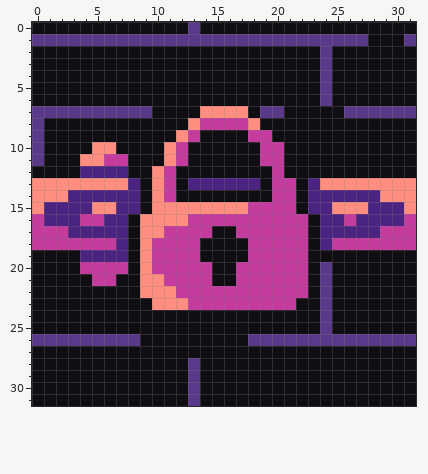
A pixel-art sprite gets an edit: asset/static/door_locked_1.png. Above is the file before it was changed.
The file is 32x32 pixels. Colours within 5 levels of each other are drawn and written as one.
Now the later version:
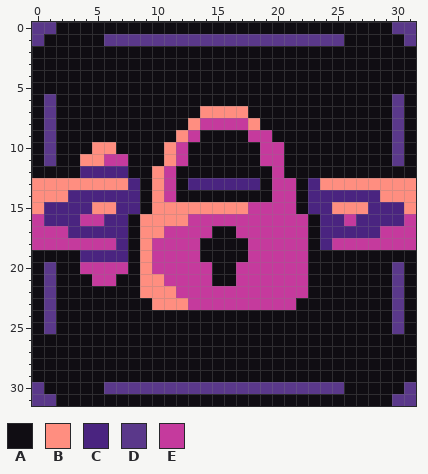
Palette (. is transparent): A #100d13  B #ff8e80  C #4a2480  D #5a388a  E #c53a9d
Edits made:
Colour A replaces colour D in row 0 at x 13; in row 1 at x 1 to 5 and 26 to 27; in rows 2 to 6 at x 24; in row 7 at x 0, 2 to 9, 19 to 20, 26 to 29 and 31; in rows 8 to 11 at x 0; in rows 20 to 25 at x 24.
Colour A replaces colour D in row 26 at x 0 to 8 and 18 to 31; in rows 28 to 29 at x 13; in row 31 at x 13.
Colour D replaces colour A in row 0 at x 0 to 1 and 30 to 31; in row 6 at x 1 and 30; in rows 8 to 11 at x 1 and 30; in rows 20 to 25 at x 1 and 30; in row 30 at x 0, 6 to 12, 14 to 25 and 31; in row 31 at x 0 to 1 and 30 to 31.
